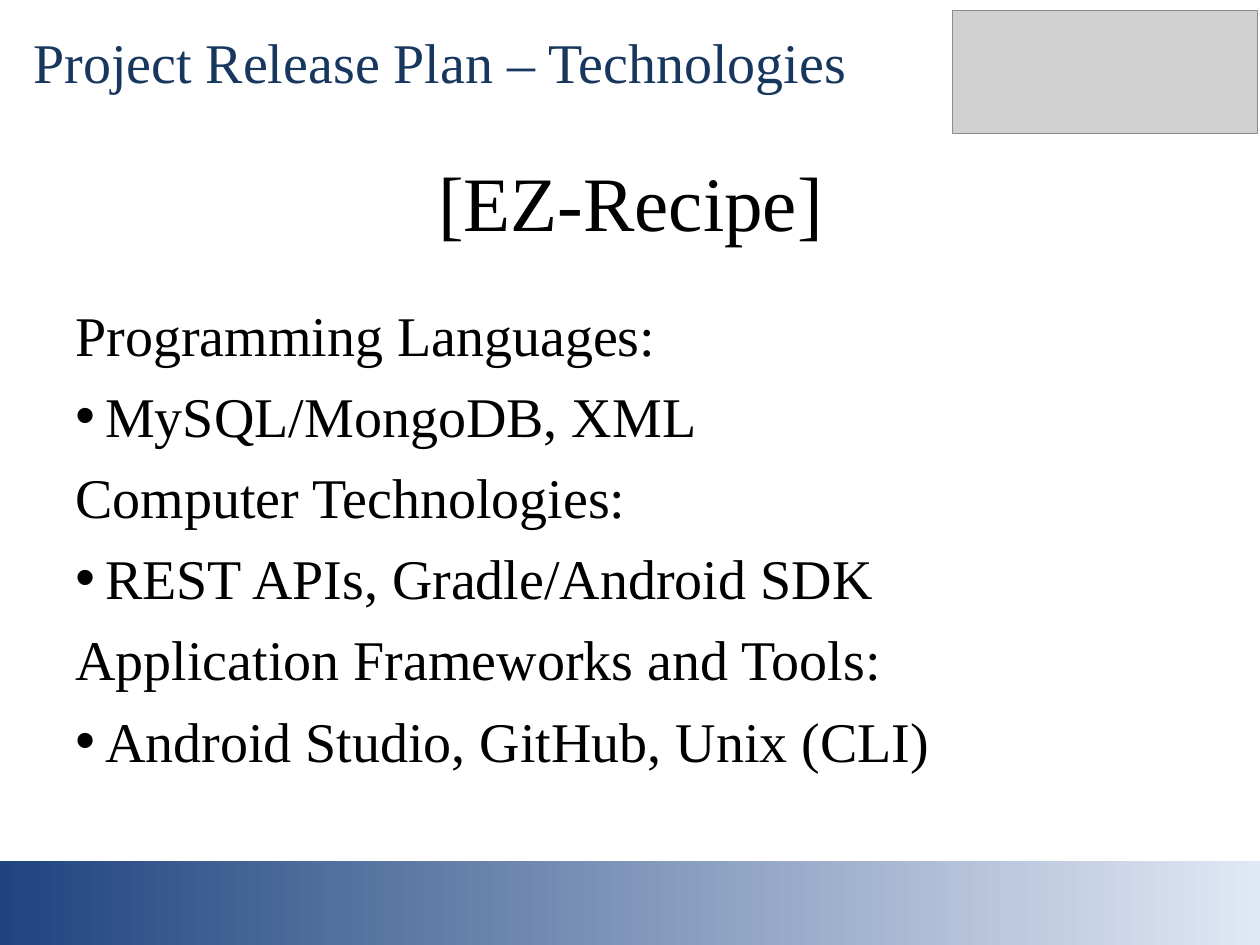
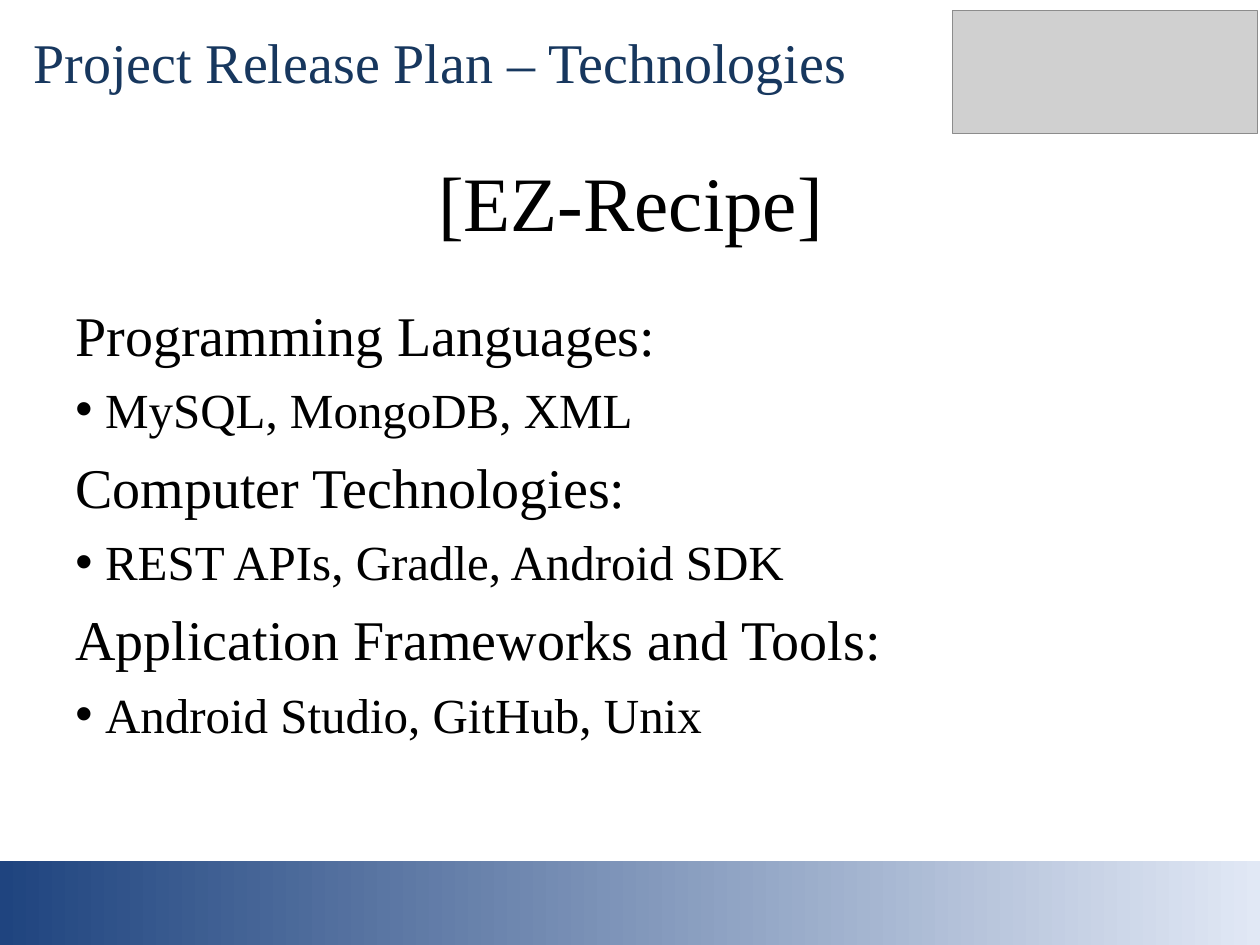
Before and after one commit to ddiannak/ezrecipe, a slide deck: slide 10 of EZ_Recipe.ppt. Drawn at 1260x945 pixels with LibreOffice and Linux fonts; fonts in the diff are those of the drawing; grey boxes stand for pictures. Boxes give left, top, right and bottom in pixels: in the first picture for what was removed or moved away, otherwise in the second. Text is boxed around its words. In the diff, an @@ line names an element or a change of style, - is before the commit and + after.

```diff
--- a/EZ_Recipe.ppt
+++ b/EZ_Recipe.ppt
@@ text at bbox=[105, 395, 633, 438]: text changed; size 32 to 28 pt @@
-• MySQL/MongoDB, XML
+• MySQL, MongoDB, XML
@@ text at bbox=[105, 546, 784, 588]: text changed; size 32 to 28 pt @@
-• REST APIs, Gradle/Android SDK
+• REST APIs, Gradle, Android SDK
@@ text at bbox=[105, 699, 702, 741]: text changed; size 32 to 28 pt @@
-• Android Studio, GitHub, Unix (CLI)
+• Android Studio, GitHub, Unix
```
Also in this commit, not shown: 1 other slide changed.
